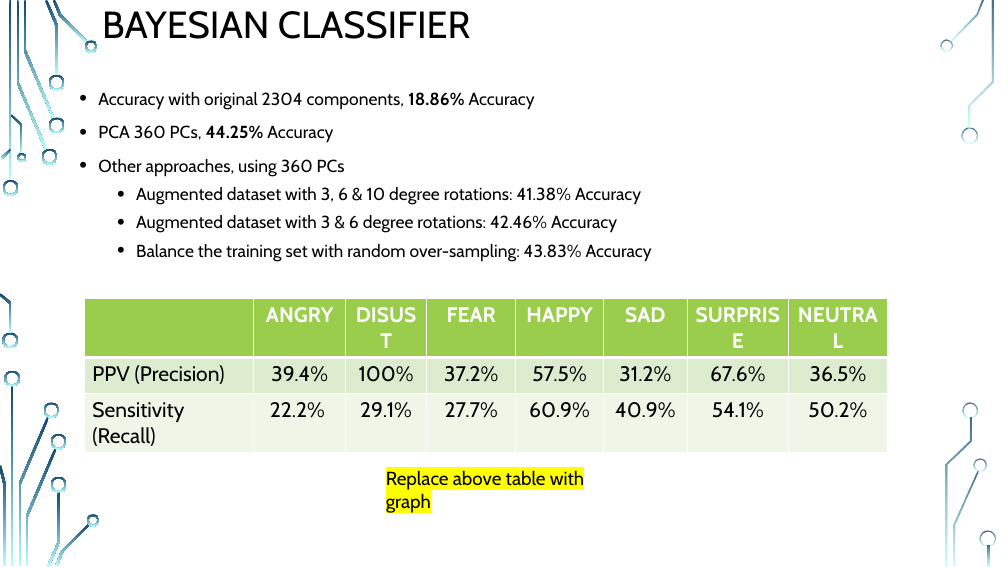
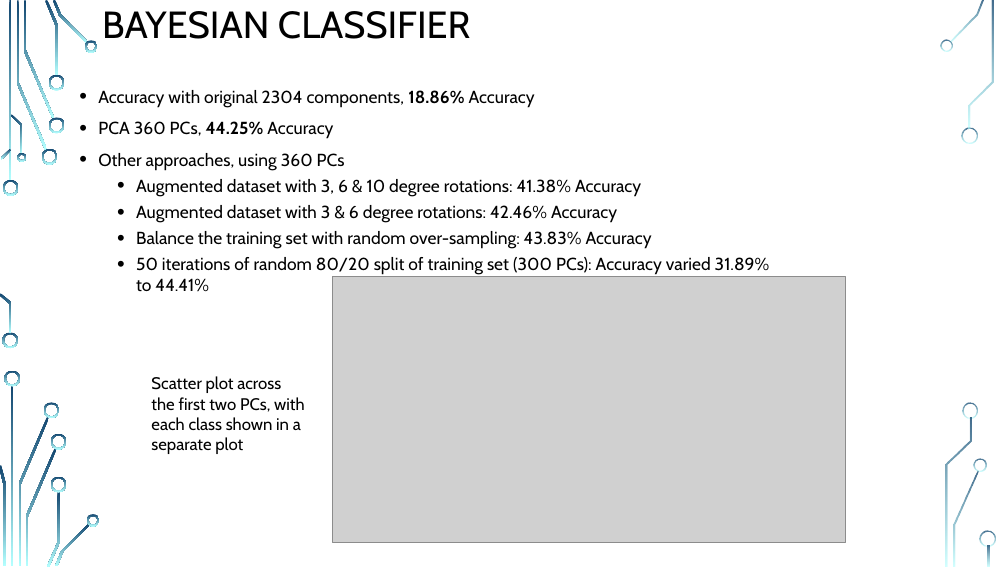
Before and after one commit to MR-KHILADI/Facial-Expression-Recognition, a slide deck: slide 10 of Final Project 04082019.pptx. Drawn at 1008x567 pixels with LibreOffice and Linux fonts; fonts in the diff are those of the drawing; grey boxes stand for pictures; background and template pictures are left out. Boxes give left, top, right and bottom in pixels: in the first picture for what was removed or moved away, otherwise in the second. Text is boxed around its words. In the diff, an @@ line names an element or a change of style, - is before the commit and + after.

Commit message:
Add files via upload
(Vinod) report on NN with PCs, run on new images, plots for ppv/sens

```diff
--- a/Final Project 04082019.pptx
+++ b/Final Project 04082019.pptx
@@ text at <box>98,90,652,249</box>: line spacing 1.1 to 1 @@
@@ text at <box>136,257,770,292</box>: paragraph added @@
+  • 50 iterations of random 80/20 split of training set (300 PCs): Accuracy varied 31.89% to 44.41%
@@ table removed at <box>85,299,888,450</box>, 3 rows, 8 columns @@
- | ANGRY | DISUST | FEAR | HAPPY | SAD | SURPRISE | NEUTRAL
-PPV (Precision) | 39.4% | 100% | 37.2% | 57.5% | 31.2% | 67.6% | 36.5%
-Sensitivity (Recall) | 22.2% | 29.1% | 27.7% | 60.9% | 40.9% | 54.1% | 50.2%
@@ picture added at <box>333,276,845,542</box> @@
@@ text added at <box>151,376,304,454</box>, 16 pt, text #000000 @@
+Scatter plot across the first two PCs, with each class shown in a separate plot
@@ text removed at <box>386,470,584,513</box> @@
-Replace above table with graph
```
Also in this commit, not shown: 4 other slides changed, 1 slide added, 1 slide removed.
